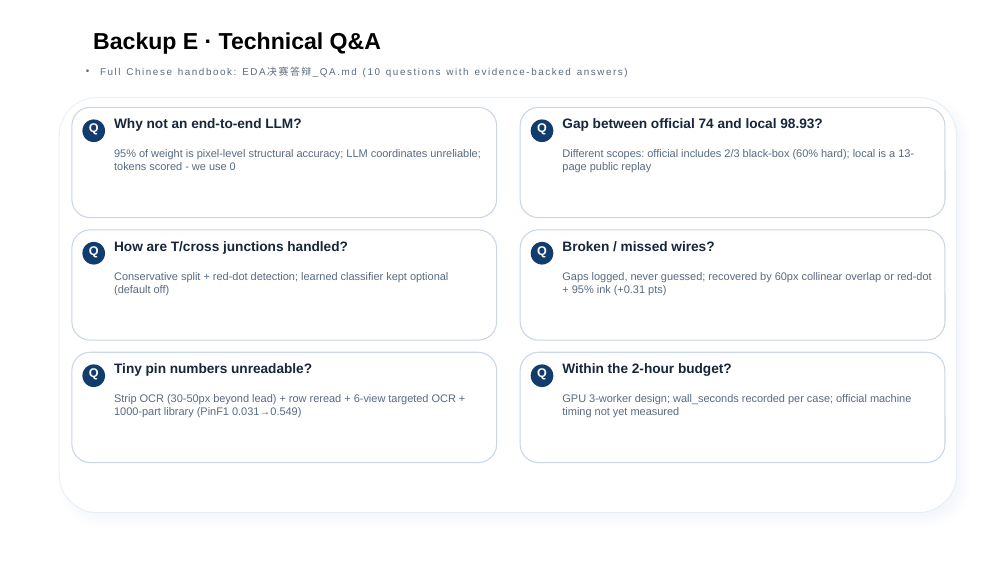
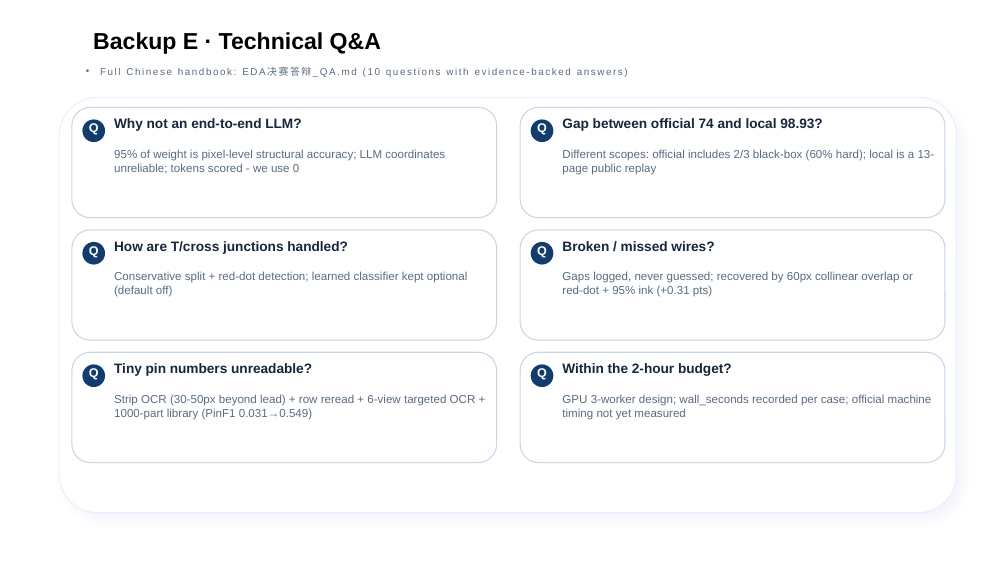
Before and after one commit to zc-cc1/pcb-schematic-parser, a slide deck: slide 17 of docs/eda_final_defense/slides/EDA精英挑战赛_决赛答辩_官方模板版.pptx. Drawn at 1008x567 pixels with LibreOffice and Linux fonts; fonts in the diff are those of the drawing; background and template pictures are left out. Boxes give left, top, right and bottom in pixels: in the first picture for what was removed or moved away, otherwise in the second. Text is boxed around its words. In the diff, an @@ line names an element or a change of style, - is before the commit and + after.

```diff
--- a/docs/eda_final_defense/slides/EDA精英挑战赛_决赛答辩_官方模板版.pptx
+++ b/docs/eda_final_defense/slides/EDA精英挑战赛_决赛答辩_官方模板版.pptx
@@ size 10.5 to 11 pt in 6 elements at (114, 149, 445, 174), (562, 149, 935, 175), (114, 271, 468, 297), (562, 271, 913, 297), (114, 394, 476, 420), (562, 394, 932, 420) @@
```
Also in this commit, not shown: 15 other slides changed, 23 other files.
